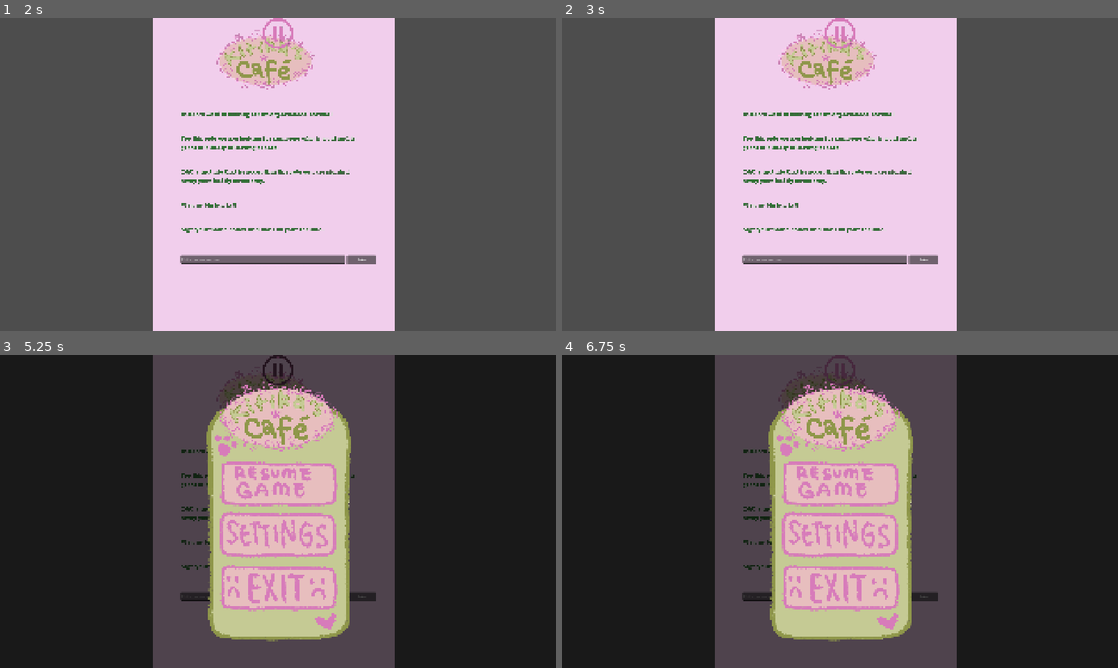
Above: before the commit, frames 1-4 (two rows, left to right).
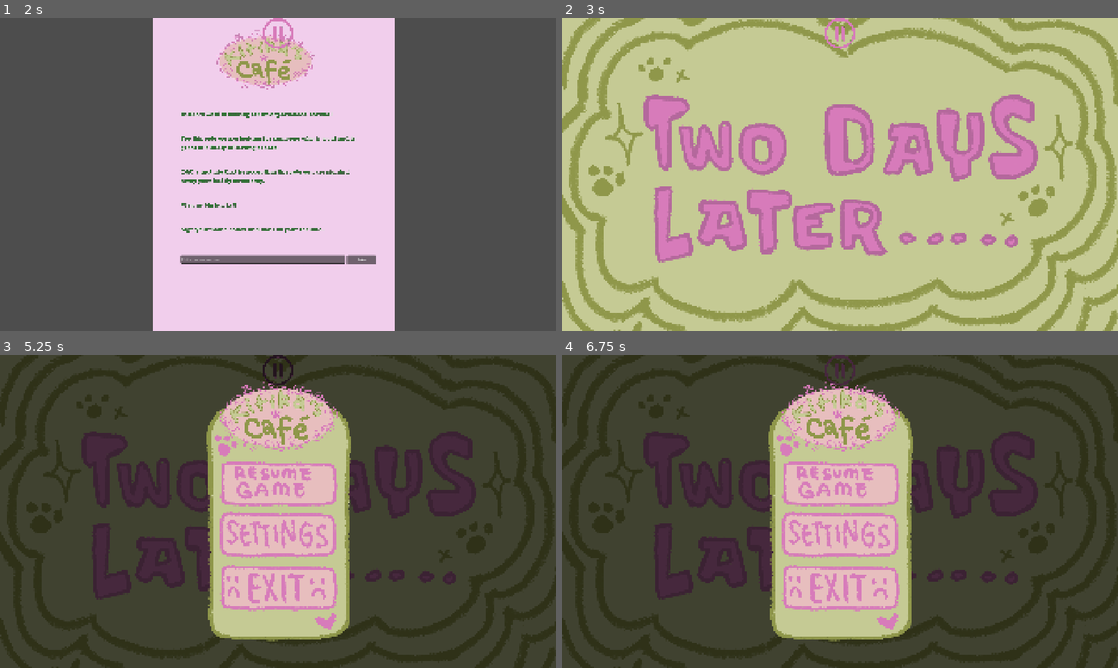
Above: after the commit, the same moments.

Repository: tabyrocket/kitikas-cafe
Game: Godot game, scene res://scenes/outside_scene.tscn
Same seed, same stepped clock (60 frames per second), same inputs: the game is played once before the commit and once after it.
Inputs (mouse positions are in pixels of both pictures, inside the frame that each line leads up to):
- Up to frame 1 (2 s): click (278, 208) at 0.5 s; click (278, 208) at 1.25 s
- Up to frame 2 (3 s): click (823, 259) at 2.02 s; type "Alex" at 2.1 s; click "Sign" at 2.75 s
- Up to frame 3 (5.25 s): click "Sign" at 3.5 s; click "Sign" at 4.25 s; click (278, 370) at 5 s
- Up to frame 4 (6.75 s): tap Enter at 5.75 s; move the mouse to (962, 495) at 5.77 s; click (962, 495) at 5.92 s; tap Space at 6.5 s; move the mouse to (728, 527) at 6.52 s; click (728, 527) at 6.67 s

Frame 1 is identical in both runs. In frame 2, 100% of the frame differs, in the area x 0-100%, y 0-100%; in frame 3, 72%; in frame 4, 72%.

Commit message:
"Two Days Later" transition

Diff:
--- a/kitikas-cafe/scenes/application_form.gd
+++ b/kitikas-cafe/scenes/application_form.gd
@@ -3,11 +3,19 @@
 # References
 @onready var name_field: LineEdit = $NameField
 @onready var sign_button: Button = $SignButton
+@onready var two_days_later: TextureRect = $TwoDaysLater
+@onready var two_days_timer: Timer = $TwoDaysTimer
 
-
+func _ready() -> void:
+	two_days_later.visible = false
 
 func _on_sign_button_pressed() -> void:
 	if name_field.text.strip_edges() != "":
 		Global.player_name = name_field.text.strip_edges()
 		print("Name set to: " + Global.player_name)
-		get_tree().change_scene_to_file("res://scenes/computer_scene.tscn")
+		two_days_later.visible = true
+		two_days_timer.start()
+
+
+func _on_two_days_timer_timeout() -> void:
+	get_tree().change_scene_to_file("res://scenes/computer_scene.tscn")
--- a/kitikas-cafe/scenes/application_form.tscn
+++ b/kitikas-cafe/scenes/application_form.tscn
@@ -4,6 +4,7 @@
 [ext_resource type="Texture2D" uid="uid://dx0jg08ynpsf1" path="res://assets/images/applying form.jpg" id="1_k3dbd"]
 [ext_resource type="FontFile" uid="uid://df6tqnr6ibu1k" path="res://assets/fonts/star-crush.regular.ttf" id="2_smwiq"]
 [ext_resource type="PackedScene" uid="uid://cmqrwb8pcfmok" path="res://scenes/UI.tscn" id="4_cktnt"]
+[ext_resource type="Texture2D" uid="uid://kttxpxn3fa7x" path="res://assets/backgrounds/twodayslater.png" id="4_makio"]
 
 [node name="ApplicationForm" type="Control" unique_id=870412706]
 layout_mode = 3
@@ -58,11 +59,25 @@
 theme_override_fonts/font = ExtResource("2_smwiq")
 text = "Sign"
 
+[node name="TwoDaysLater" type="TextureRect" parent="." unique_id=1521026455]
+layout_mode = 1
+anchors_preset = 15
+anchor_right = 1.0
+anchor_bottom = 1.0
+grow_horizontal = 2
+grow_vertical = 2
+mouse_filter = 2
+texture = ExtResource("4_makio")
+expand_mode = 1
+stretch_mode = 5
+
+[node name="TwoDaysTimer" type="Timer" parent="." unique_id=261015412]
+wait_time = 3.0
+one_shot = true
+
 [node name="UI" parent="." unique_id=1332173803 instance=ExtResource("4_cktnt")]
 
-[node name="Root" parent="UI" index="0" unique_id=1365279054]
-mouse_filter = 0
-
 [connection signal="pressed" from="SignButton" to="." method="_on_sign_button_pressed"]
+[connection signal="timeout" from="TwoDaysTimer" to="." method="_on_two_days_timer_timeout"]
 
 [editable path="UI"]
--- a/kitikas-cafe/scenes/outside_scene.tscn
+++ b/kitikas-cafe/scenes/outside_scene.tscn
@@ -64,9 +64,6 @@
 
 [node name="UI" parent="." unique_id=1382519088 instance=ExtResource("2_u00qm")]
 
-[node name="Root" parent="UI" index="0" unique_id=1365279054]
-mouse_filter = 2
-
 [node name="JobChatboxTimer" type="Timer" parent="." unique_id=545673025]
 wait_time = 0.5
 one_shot = true
Binary file added: kitikas-cafe/assets/backgrounds/twodayslater.png
Not shown, added: kitikas-cafe/assets/backgrounds/twodayslater.png.import
